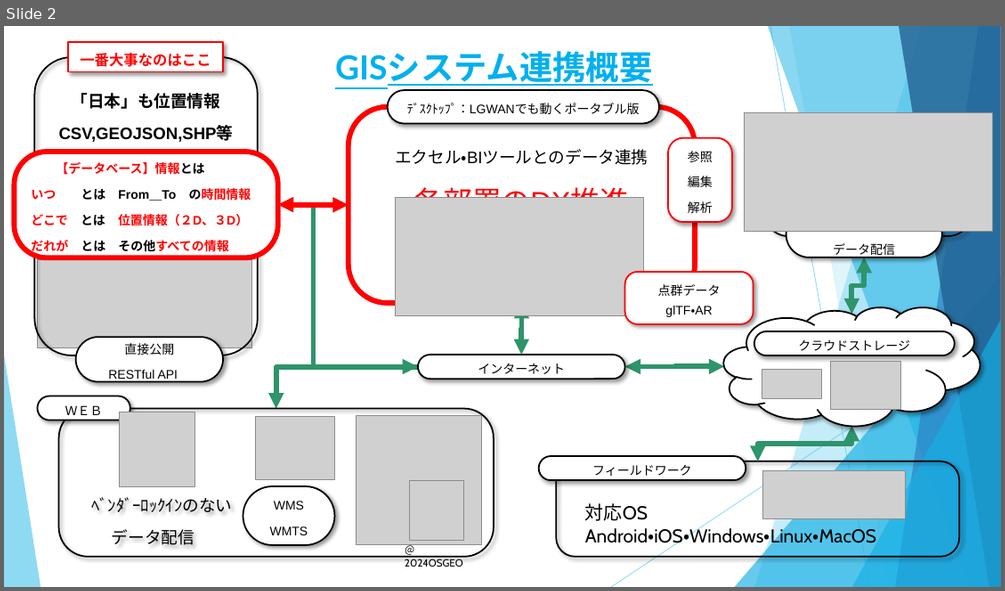
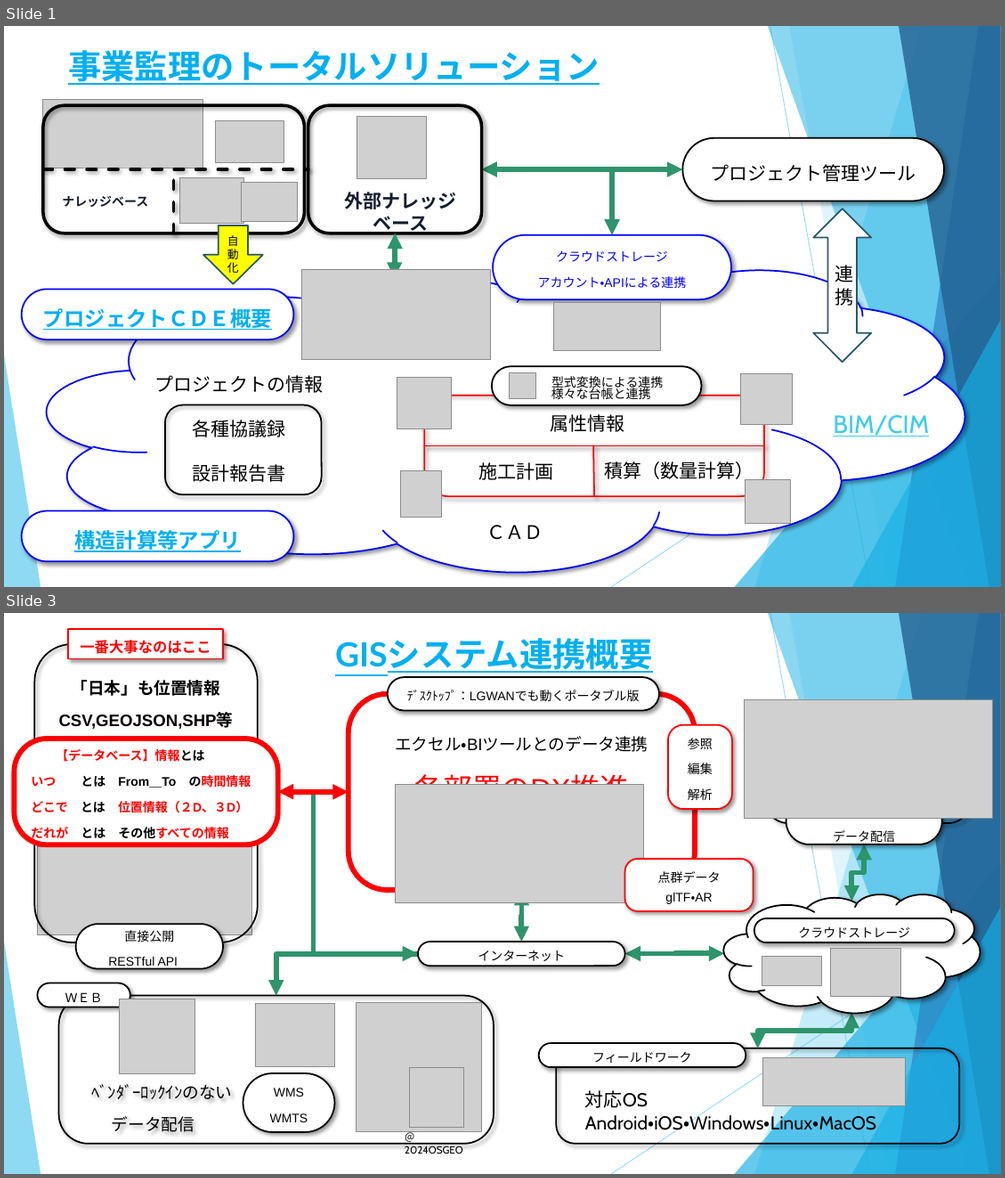
Before and after one commit to yamamoto-ryuzo/portal, a slide deck: パワーポイント/プロジェクトCDE.pptx. Shown one above the other, each under a label of ours: slide 2 before the commit, slides 1 and 3 after it; the slides between them are not shown. The pictures are 1005x591 and 1005x1178 pixels, drawn with LibreOffice and Linux fonts; fonts in the diff are those of the drawing; grey boxes stand for pictures. Boxes give left, top, right and bottom in pixels: in the first picture for what was removed or moved away, otherwise in the second. Text is boxed around its words. In the diff, an @@ line names an element or a change of style, - is before the commit and + after.

Commit message:
トタルソリューション化

```diff
--- a/パワーポイント/プロジェクトCDE.pptx
+++ b/パワーポイント/プロジェクトCDE.pptx
@@ slide 1 added at [4, 26, 1001, 587], background #FFFFFF; not listed: 10 template elements that a slide beside it also shows @@
@@ text added at [68, 50, 599, 85], 32 pt, text #00B0F0, bold, underline @@
+事業監理のトータルソリューション
@@ rounded rectangle added at [308, 105, 482, 233], outline #000000 3 pt @@
@@ picture added at [215, 121, 283, 163] @@
@@ picture added at [357, 117, 427, 178] @@
@@ rounded rectangle added at [683, 138, 945, 201], fill #FFFFFF, outline #000000 1.5 pt, 18 pt, text #000000 @@
+プロジェクト管理ツール
@@ line added from (174, 233) to (174, 168), #000000 3 pt dashed @@
@@ picture added at [179, 178, 244, 223] @@
@@ picture added at [241, 183, 297, 222] @@
@@ elbow double arrow added from (612, 234) to (482, 169), #2E946B 5 pt @@
@@ elbow double arrow added from (683, 169) to (482, 169), #2E946B 5 pt @@
@@ group added at [43, 99, 308, 233]: 1 picture, 1 rounded rectangle, 1 line, 1 text @@
+ナレッジベース
@@ text added at [344, 192, 456, 234], 18 pt, text #141D2E, bold @@
+外部ナレッジベース
@@ up down arrow added at [813, 208, 871, 362], fill #FFFFFF, outline #2A5969 1.5 pt, 18 pt, text #000000 @@
+連携
@@ down arrow added at [203, 225, 263, 285], fill #FFFF00, outline #2A5969 1.5 pt, 11 pt, text #000000 @@
+自動化
@@ elbow double arrow added from (395, 278) to (395, 233), #2E946B 5 pt @@
@@ rounded rectangle added at [493, 234, 732, 299], fill #FFFFFF, outline #0000FF 1.5 pt, 12 pt, text #0000FF @@
+クラウドストレージ
+アカウント・APIによる連携
@@ rounded rectangle added at [21, 289, 293, 340], fill #FFFFFF, outline #0000FF 1.5 pt, 20 pt, text #00B0F0, bold, underline @@
+プロジェクトＣＤＥ概要
@@ cloud added at [48, 269, 965, 572], fill #FFFFFF, outline #0000FF 1.5 pt @@
@@ picture added at [301, 269, 491, 360] @@
@@ rounded rectangle added at [307, 278, 481, 351], fill #FFFFFF, outline #000000 3 pt @@
@@ picture added at [554, 303, 661, 350] @@
@@ text added at [155, 375, 324, 482], 18 pt, text #000000 @@
+プロジェクトの情報
+各種協議録
+設計報告書
@@ rounded rectangle added at [165, 405, 321, 495], outline #000000 1.5 pt @@
@@ text added at [833, 415, 929, 436], 24 pt, text #3FCDE7, underline @@
+BIM/CIM
@@ group added at [397, 366, 793, 524]: 5 pictures, 3 texts, 2 lines, 2 rounded rectangles @@
+属性情報
+施工計画
+積算（数量計算）
+型式変換による連携
+様々な台帳と連携
@@ rounded rectangle added at [21, 510, 293, 562], fill #FFFFFF, outline #0000FF 1.5 pt, 20 pt, text #00B0F0, bold, underline @@
+構造計算等アプリ
@@ text added at [487, 524, 543, 540], 18 pt, text #000000 @@
+ＣＡＤ
@@ what was slide 2 is now slide 3 @@
```
Also in this commit, not shown: 1 slide changed.
